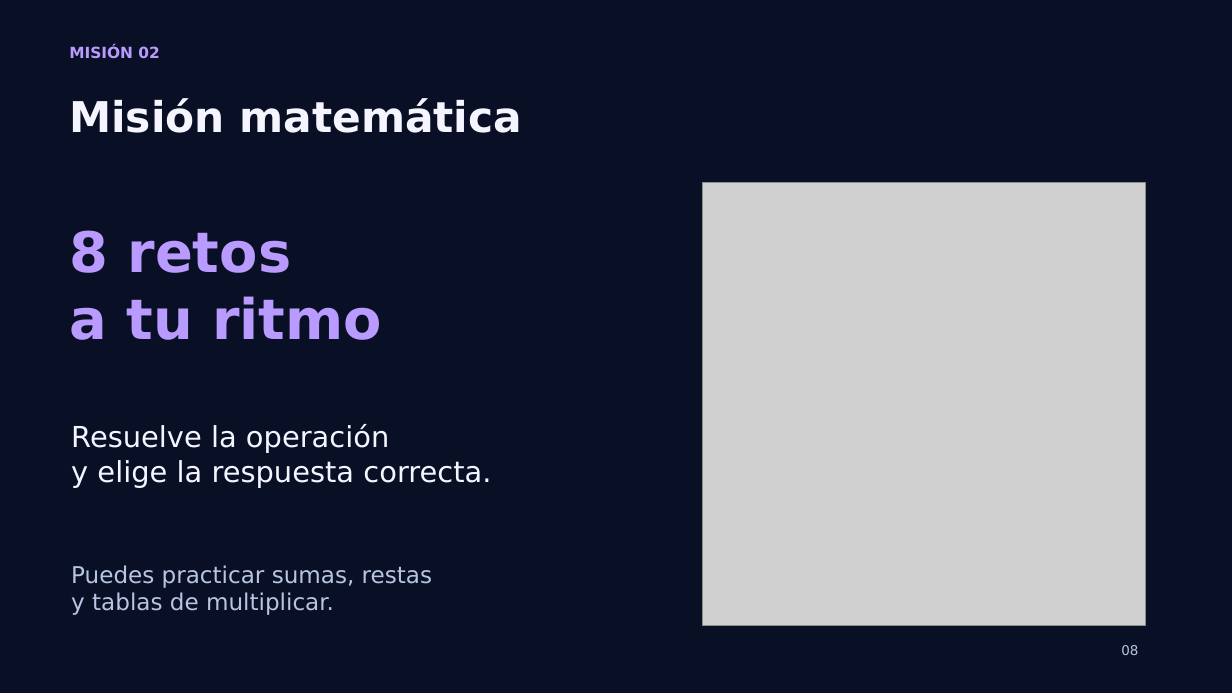
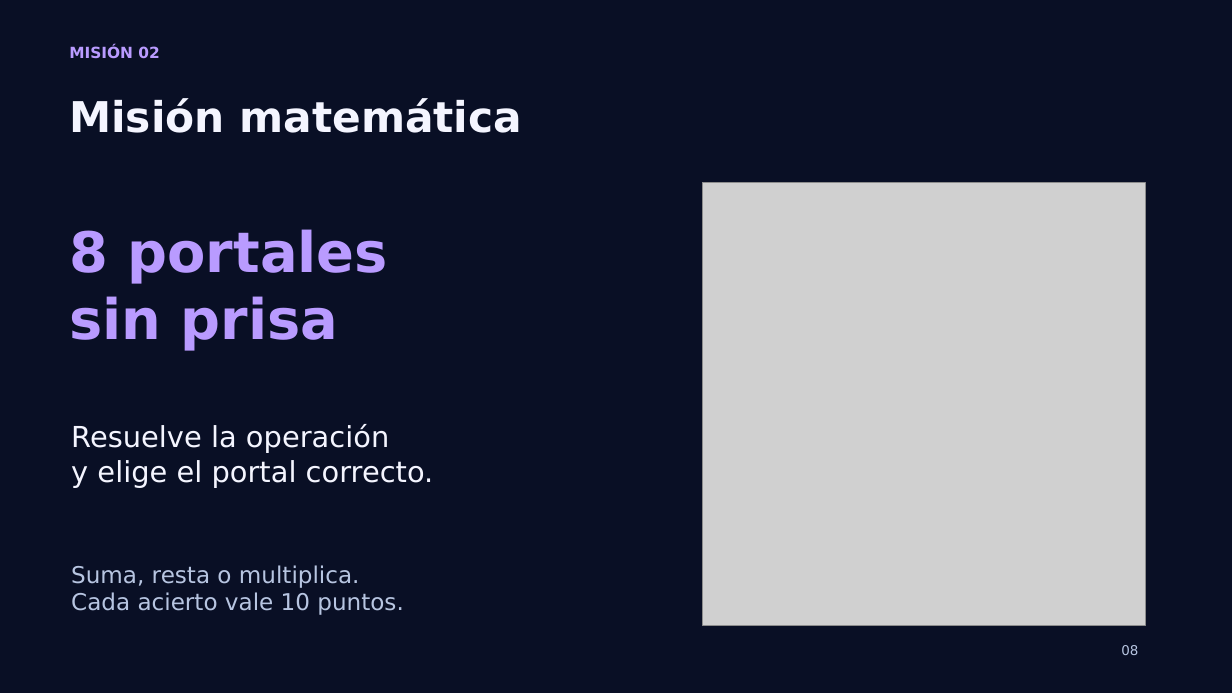
Before and after one commit to PaoloPelaezVillanueva/wie-chincha, a slide deck: slide 8 of Mision_WIE_Chincha_Taller.pptx. Drawn at 1232x693 pixels with LibreOffice and Linux fonts; fonts in the diff are those of the drawing; grey boxes stand for pictures. Boxes give left, top, right and bottom in pixels: in the first picture for what was removed or moved away, otherwise in the second. Text is boxed around its words. In the diff, an @@ line names an element or a change of style, - is before the commit and + after.

```diff
--- a/Mision_WIE_Chincha_Taller.pptx
+++ b/Mision_WIE_Chincha_Taller.pptx
@@ text at (x1=69, y1=229, x2=388, y2=351): text changed @@
-8 retos
-a tu ritmo
+8 portales
+sin prisa
@@ text at (x1=71, y1=460, x2=434, y2=488): text changed @@
-y elige la respuesta correcta.
+y elige el portal correcto.
@@ text at (x1=71, y1=565, x2=403, y2=615): text changed @@
-Puedes practicar sumas, restas
-y tablas de multiplicar.
+Suma, resta o multiplica.
+Cada acierto vale 10 puntos.
```
Also in this commit, not shown: 12 other slides changed.
